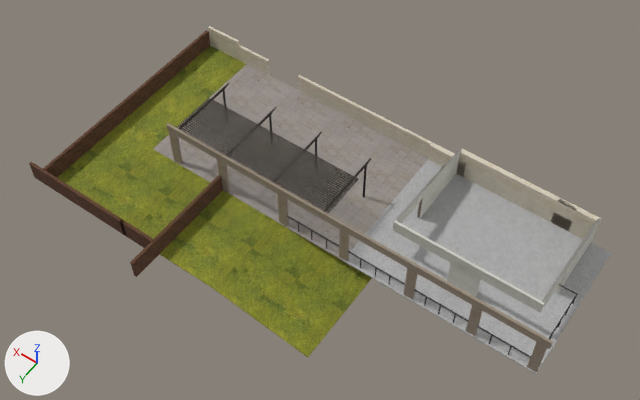
The OBJ model assimp_test/res/models/scene/scense.obj, before and after one commit.
The view is the same before and after, from a camera (50 mm lens) standing at (-342.0, 409.0, 596.0) and looking at (-81.0, 44.0, 22.0). Arrows for +X, +Y and +Z are at lower left; the lights stay in place. Where no turn or scale is listed for an object, it has been applied to the vertices.

In view in the first picture: 'scense'.
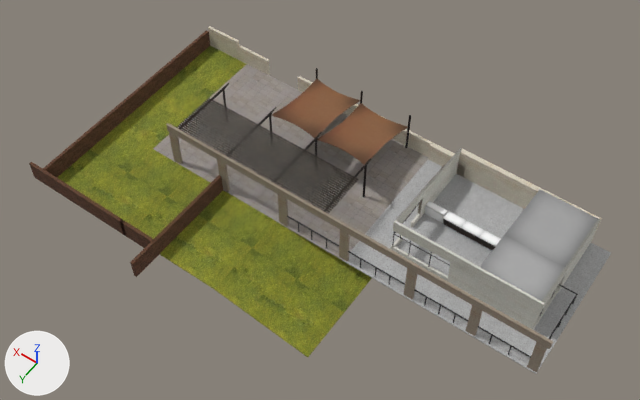
Location of each change, (x1, y1, x2, y2) in pixels of the pictures (640 x 400 px):
part 1 of me_scense, added: after (392, 236, 402, 247)
part 2 of me_scense, added: after (410, 213, 420, 228)
part 3 of me_scense, added: after (391, 245, 448, 281)
part 4 of me_scense, added: after (475, 279, 540, 330)
part 5 of me_scense, added: after (533, 288, 558, 330)
part 6 of me_scense, added: after (394, 234, 450, 266)
part 7 of me_scense, added: after (405, 115, 411, 148)
part 8 of me_scense, added: after (424, 201, 448, 223)
part 9 of me_scense, added: after (443, 211, 466, 228)
part 10 of me_scense, added: after (461, 220, 484, 238)
part 11 of me_scense, added: after (479, 230, 501, 247)
part 12 of me_scense, built on: before (298, 75, 331, 106); after (271, 76, 408, 165)
part 13 of me_scense, added: after (443, 190, 598, 301)

The change in detail:
Picture 'metal2.tga' (img_metal2_tga) is new.
Picture 'bar1.tga' (img_bar1_tga) is new.
Picture 'bar2.tga' (img_bar2_tga) is new.
Picture 'roof1.tga' (img_roof1_tga) is new.
Material '22___Default' (mat_22___default) is new.
Its texture is img_metal2_tga.
Its roughness is 0.9.
Material '10___Default' (mat_10___default) is new.
Its texture is img_bar1_tga.
Its roughness is 0.9.
Material '16___Default' (mat_16___default) is new.
Its texture is img_bar2_tga.
Its roughness is 0.9.
Material '05___Default' (mat_05___default) is new.
Its texture is img_roof1_tga.
Its roughness is 0.9.
me_scense is used by ob_scense; location (0.0, 0.0, 0.0).
me_scense had 3588 vertices, 6708 faces and spanned x -298.0..144.0, y -66.0..179.0, z -13.0..47.0.
me_scense now has 6824 vertices, 13020 faces and spans x -298.0..144.0, y -66.0..179.0, z -13.0..47.0.
me_scense part 1: a new loose piece, a box spanning x -151.0..-149.0, y 26.5..40.0, z 0.3..7.3, in mat_21___default (picture img_wall4_tga).
me_scense part 2: a new loose piece, a box spanning x -151.0..-149.0, y -1.4..10.3, z 0.3..7.3, in mat_21___default (picture img_wall4_tga).
me_scense part 3: a new loose piece, a box spanning x -202.3..-148.6, y 38.2..40.2, z 0.3..7.3, in mat_21___default (picture img_wall4_tga).
me_scense part 4: a new loose piece, a box spanning x -277.1..-226.8, y 38.7..40.7, z 0.3..29.7, in mat_21___default (picture img_wall4_tga).
me_scense part 5: a new loose piece, a box spanning x -277.1..-275.2, y -10.2..40.1, z 0.3..7.3, in mat_21___default (picture img_wall4_tga).
me_scense part 6: the loose piece of 110 vertices spanning x -237.0..-185.0, y 68.0..69.0, z 14.0..15.0 is copied, and the copy is moved by (35.0, -29.0, 10.0); it spans x -202.0..-150.0, y 39.0..40.0, z 24.0..25.0.
me_scense part 7: the loose piece of 110 vertices spanning x -101.0..-99.0, y 5.0..7.0, z 0.0..42.0 is copied, and the copy is moved by (0.0, -68.0, 0.0); it spans x -101.0..-99.0, y -63.0..-61.0, z 0.0..42.0.
me_scense part 8: a new loose piece, a box spanning x -169.2..-151.4, y -14.3..-8.3, z 0.0..12.4, in mat_16___default (picture img_bar2_tga).
me_scense part 9: a new loose piece, a box spanning x -186.55..-169.81, y -14.38..-5.3, z 11.71..12.39, in mat_16___default (picture img_bar2_tga).
me_scense part 10: a new loose piece, a box spanning x -203.39..-186.65, y -14.38..-5.3, z 11.71..12.39, in mat_16___default (picture img_bar2_tga).
me_scense part 11: a new loose piece, a box spanning x -220.23..-203.48, y -14.38..-5.3, z 11.71..12.39, in mat_16___default (picture img_bar2_tga).
me_scense part 12: 8 vertices moved from x -15.0..21.0, y -66.0..-63.0, z 0.0..19.0 to x -15.0..21.0, y -66.0..-63.0, z -1.0..18.0; 484 vertices added at x -100.0..-2.0, y -62.0..6.0, z 28.0..41.0.
me_scense part 13: 370 vertices added at x -277.0..-170.0, y -66.0..40.0, z 0.0..41.0.
me_scense now uses material mat_05___default (picture img_roof1_tga).
me_scense now uses material mat_16___default (picture img_bar2_tga).
me_scense now uses material mat_22___default (picture img_metal2_tga).
me_scense now uses material mat_10___default (picture img_bar1_tga).
